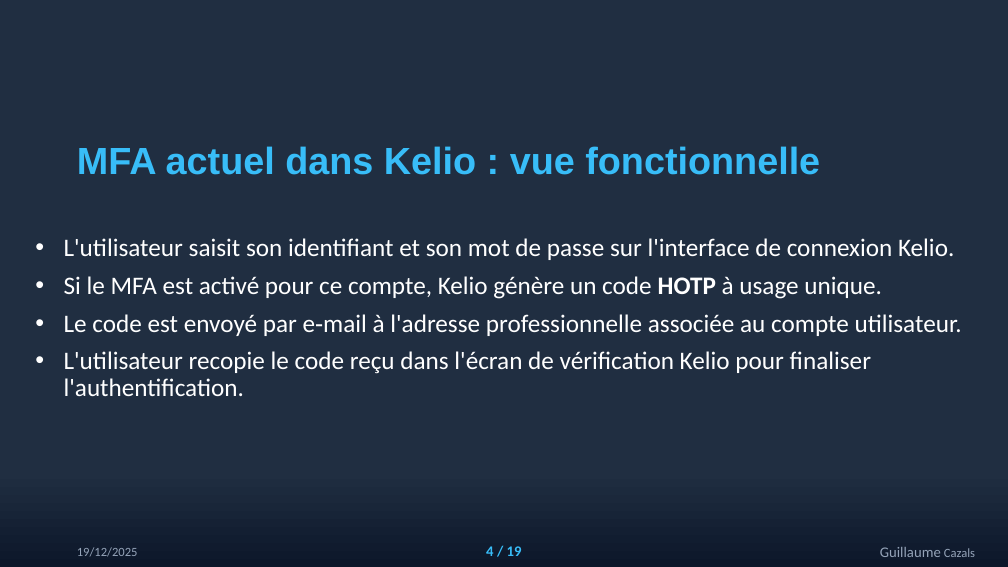
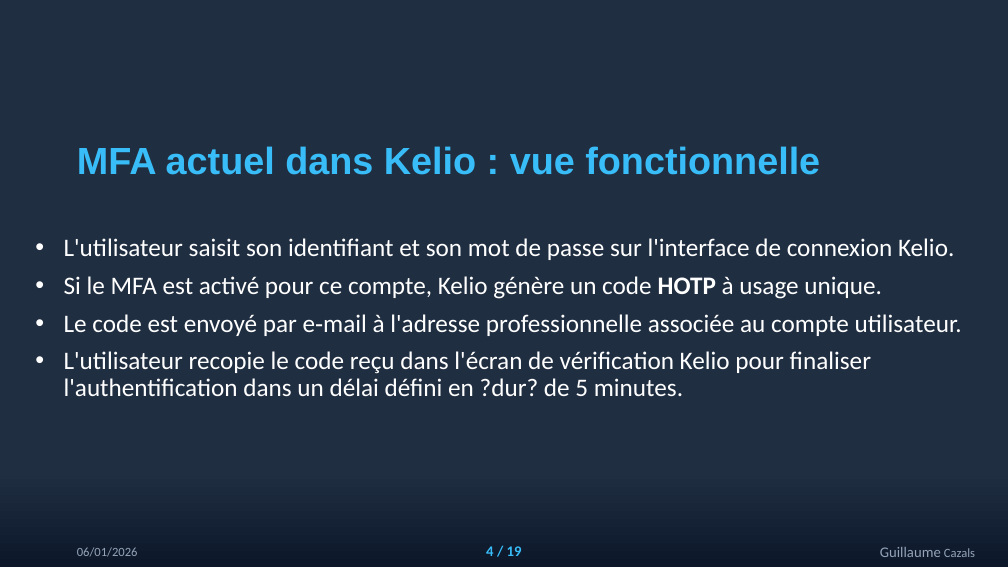
Before and after one commit to guillaumecnam2023-tech/kelio, a slide deck: slide 5 of docs/TOTP.pptx. Drawn at 1008x567 pixels with LibreOffice and Linux fonts; fonts in the diff are those of the drawing. Boxes give left, top, right and bottom in pixels: in the first picture for what was removed or moved away, otherwise in the second. Text is boxed around its words. In the diff, an @@ line names an element or a change of style, - is before the commit and + after.

```diff
--- a/docs/TOTP.pptx
+++ b/docs/TOTP.pptx
@@ subtitle at [64, 351, 871, 396]: text changed @@
-• L'utilisateur recopie le code reçu dans l'écran de vérification Kelio pour finaliser l'authentification.
+• L'utilisateur recopie le code reçu dans l'écran de vérification Kelio pour finaliser l'authentification dans un délai défini en ?dur? de 5 minutes.
@@ text at [77, 547, 138, 557]: text changed @@
-19/12/2025
+06/01/2026
```
Also in this commit, not shown: 18 other slides changed, 5 other files.
